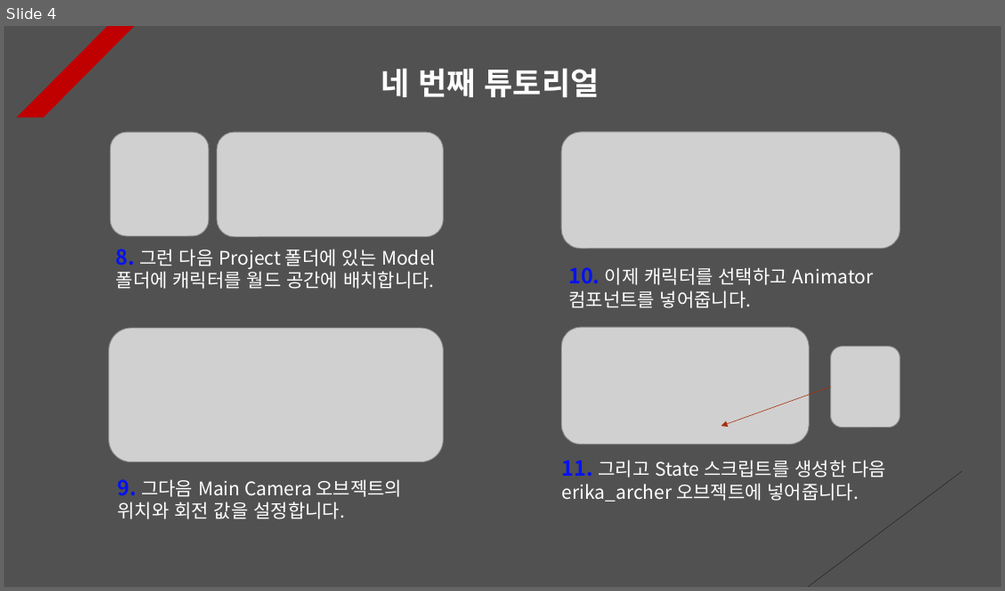
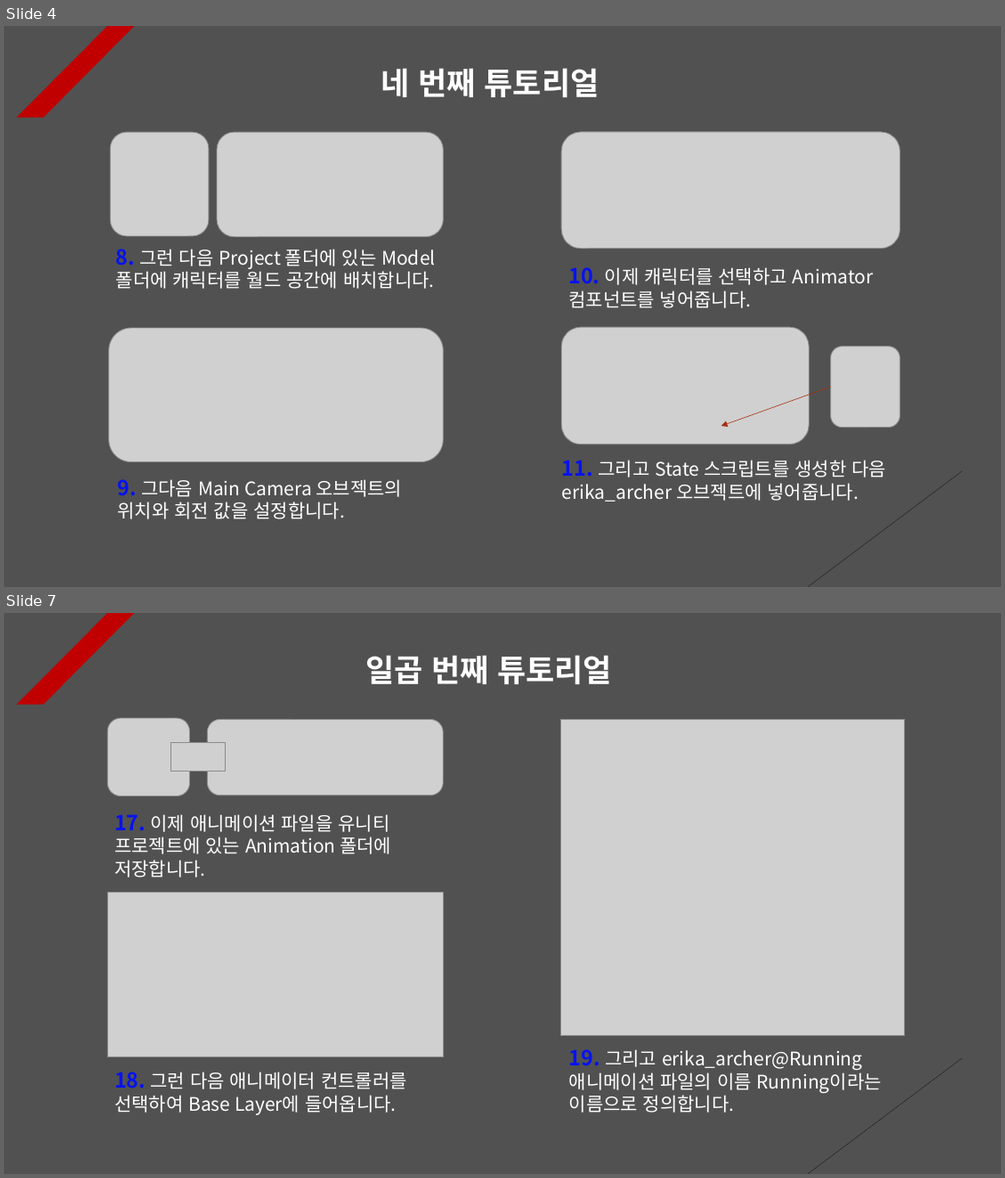
Before and after one commit to Unity2033/3D-UnityEngine, a slide deck: Assets/Class/Animation Layer/PPT Data/Animation Layer Example.pptx. Shown one above the other, each under a label of ours: slide 4 before the commit, slides 4 and 7 after it; the slides between them are not shown. The pictures are 1005x591 and 1005x1178 pixels, drawn with LibreOffice and Linux fonts; fonts in the diff are those of the drawing; grey boxes stand for pictures. Boxes give left, top, right and bottom in pixels: in the first picture for what was removed or moved away, otherwise in the second. Text is boxed around its words. In the diff, an @@ line names an element or a change of style, - is before the commit and + after.

```diff
--- a/Assets/Class/Animation Layer/PPT Data/Animation Layer Example.pptx
+++ b/Assets/Class/Animation Layer/PPT Data/Animation Layer Example.pptx
@@ slide 7 added at (4,613,1001,1174), background #515151; not listed: 2 template elements that a slide beside it also shows @@
@@ text added at (365,655,612,684), 30 pt, text #FFFFFF, bold @@
+일곱 번째 튜토리얼
@@ picture added at (107,718,189,796) @@
@@ picture added at (208,719,443,795) @@
@@ picture added at (561,719,905,1036) @@
@@ picture added at (170,742,225,771) @@
@@ text added at (114,814,391,877), 18 pt, text #FFFFFF @@
+17. 이제 애니메이션 파일을 유니티 프로젝트에 있는 Animation 폴더에 저장합니다.
@@ picture added at (107,892,443,1057) @@
@@ text added at (569,1049,882,1112), 18 pt, text #FFFFFF @@
+19. 그리고 erika_archer@Running 애니메이션 파일의 이름 Running이라는 이름으로 정의합니다.
@@ text added at (114,1071,407,1115), 18 pt, text #FFFFFF @@
+18. 그런 다음 애니메이터 컨트롤러를 선택하여 Base Layer에 들어옵니다.
```
Also in this commit, not shown: 1 slide changed, 7 other slides added, 12 other files.
